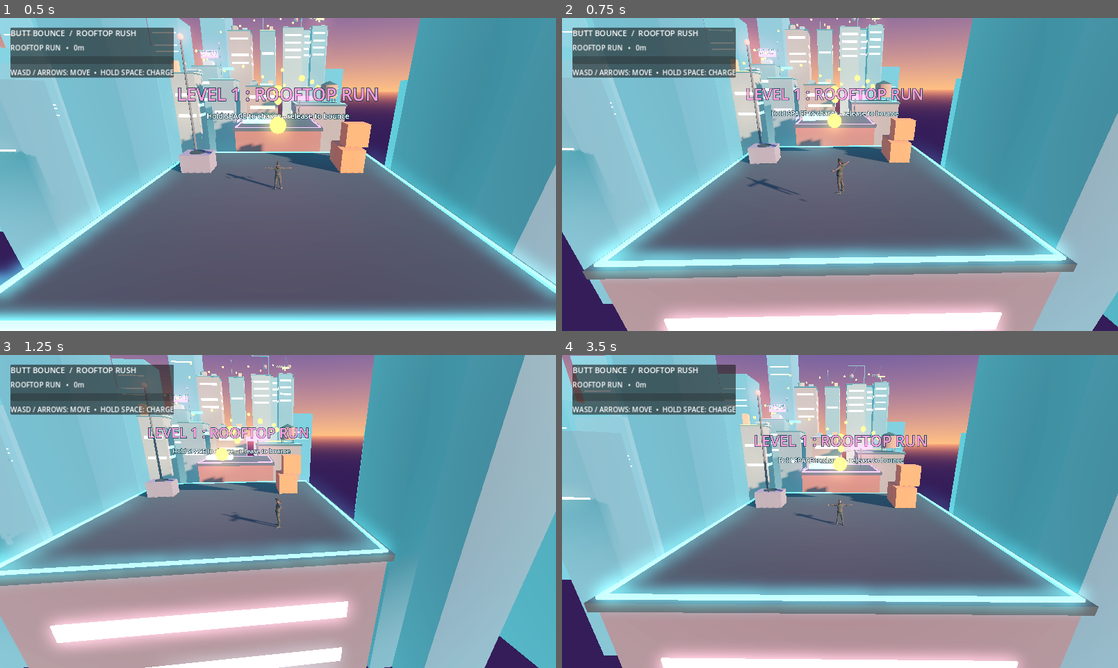
Above: before the commit, frames 1-4 (two rows, left to right).
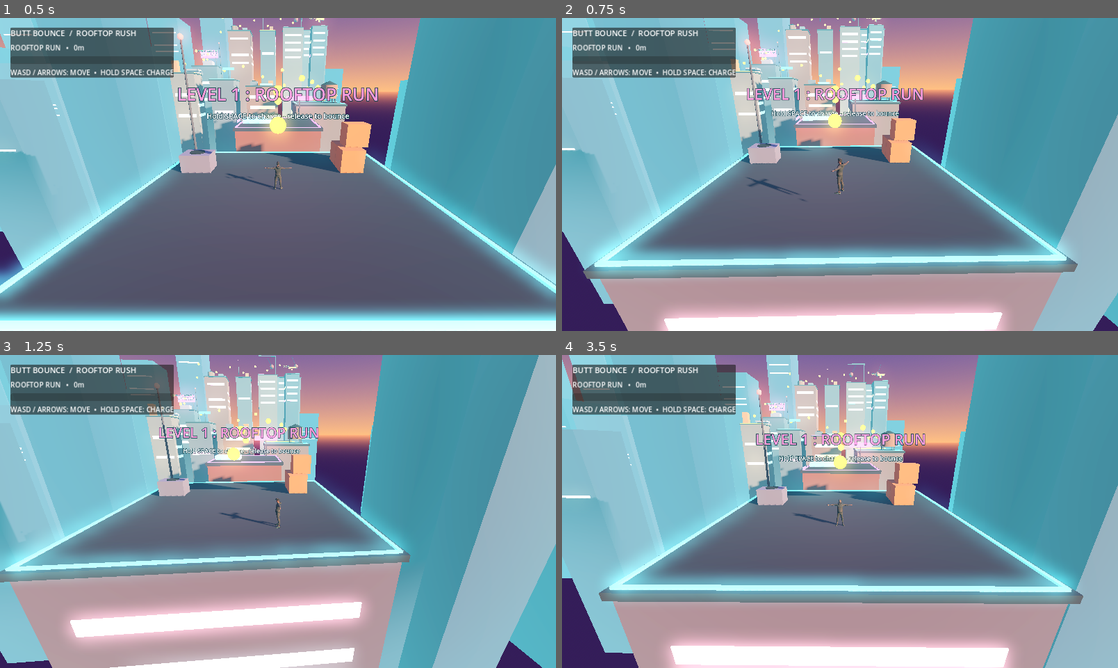
Above: after the commit, the same moments.

Repository: wahwaeknoor-2008/Butt-Bounce
Game: Godot game, scene res://scenes/rooftop_rush.tscn
Same seed, same stepped clock (60 frames per second), same inputs: the game is played once before the commit and once after it.
Inputs:
- Up to frame 1 (0.5 s): no input
- Up to frame 2 (0.75 s): tap Enter at 0.5 s; hold D from 0.53 s (still down); tap R at 0.6 s
- Up to frame 3 (1.25 s): keep holding D; tap Space at 0.77 s
- Up to frame 4 (3.5 s): release D at 1.28 s; hold S 1.28-2.03 s; tap R at 1.35, 2.1, 2.85 s; tap Space at 1.52, 3.02 s; hold D 2.03-2.78 s; hold W from 2.78 s (still down)

Frame 1 is identical in both runs. In frame 2, 1.5% of the frame differs, in the area x 0-100%, y 0-100%; in frame 3, 19%; in frame 4, 21%.

Commit message:
Modify player speed and acceleration values
Adjusted player movement parameters for better control.

Diff:
--- a/scripts/player.gd
+++ b/scripts/player.gd
@@ -11,11 +11,11 @@
 @export var max_launch_up: float = 17.0
 @export var min_launch_forward: float = 9.0
 @export var max_launch_forward: float = 17.0
-@export var walk_speed: float = 6.2
-@export var ground_acceleration: float = 34.0
-@export var ground_braking: float = 48.0
-@export var air_steering: float = 18.0
-@export var air_braking: float = 7.0
+@export var walk_speed: float = 4.8
+@export var ground_acceleration: float = 48.0
+@export var ground_braking: float = 70.0
+@export var air_steering: float = 13.0
+@export var air_braking: float = 10.0
 
 @onready var visual: Node3D = $Visual
 @onready var launch_audio: AudioStreamPlayer = $LaunchAudio
